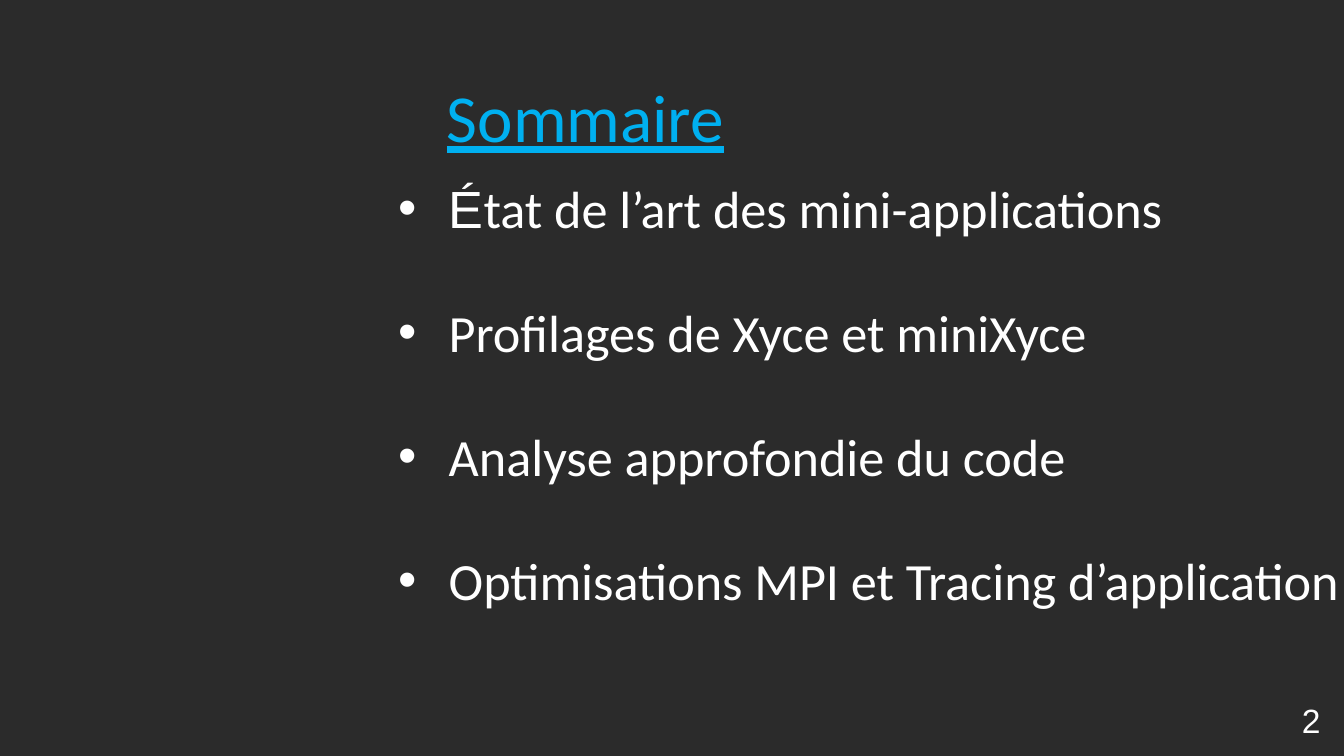
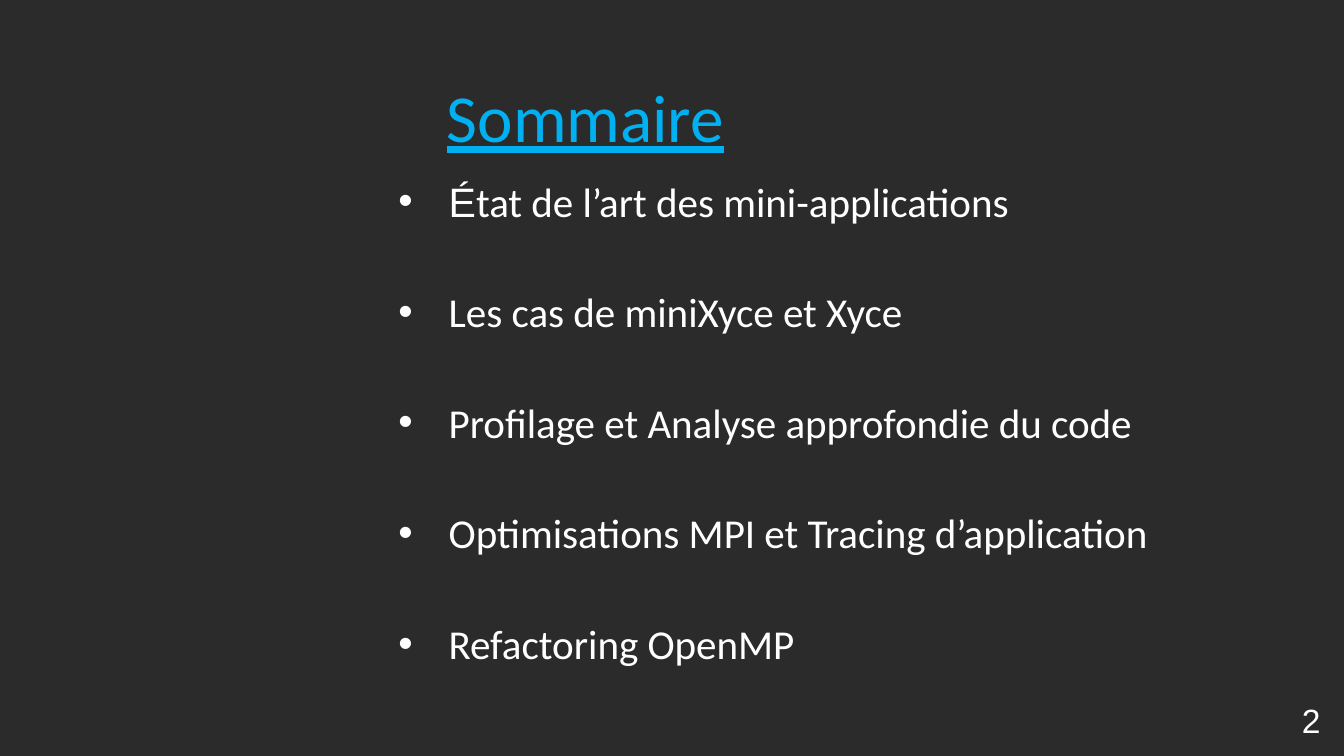
Before and after one commit to Robin-Cazalbou/Stage_M1_Miniapp, a slide deck: slide 2 of Présentation_Orale_stage/Présentation_orale_stage_CAZALBOU_Robin.odp. Drawn at 1344x756 pixels with LibreOffice and Linux fonts; fonts in the diff are those of the drawing; background and template pictures are left out; a plain dark background stands for a picture behind light text. Boxes give left, top, right and bottom in pixels: in the first picture for what was removed or moved away, otherwise in the second. Text is boxed around its words. In the diff, an @@ line names an element or a change of style, - is before the commit and + after.

Commit message:
MàJ diaporama : Scalasca, génie logiciel, comparaison Xyce/miniXyce
Il manque l'explication des deux optimisations MPI ainsi que le refactoring OpenMP.

```diff
--- a/Présentation_Orale_stage/Présentation_orale_stage_CAZALBOU_Robin.odp
+++ b/Présentation_Orale_stage/Présentation_orale_stage_CAZALBOU_Robin.odp
@@ text at (x1=449, y1=184, x2=1148, y2=555): size 28 to 22 pt in "État de l’art des mini-applications", "Optimisations MPI et Tracing d’application" @@
@@ text at (x1=449, y1=298, x2=1132, y2=445): text changed; size 28 to 22 pt @@
-• Profilages de Xyce et miniXyce
-• Analyse approfondie du code
+• Les cas de miniXyce et Xyce
+• Profilage et Analyse approfondie du code
@@ text at (x1=449, y1=631, x2=795, y2=666): paragraph added @@
+• Refactoring OpenMP
```
Also in this commit, not shown: 1 other slide changed, 13 slides added, 1 slide removed.
